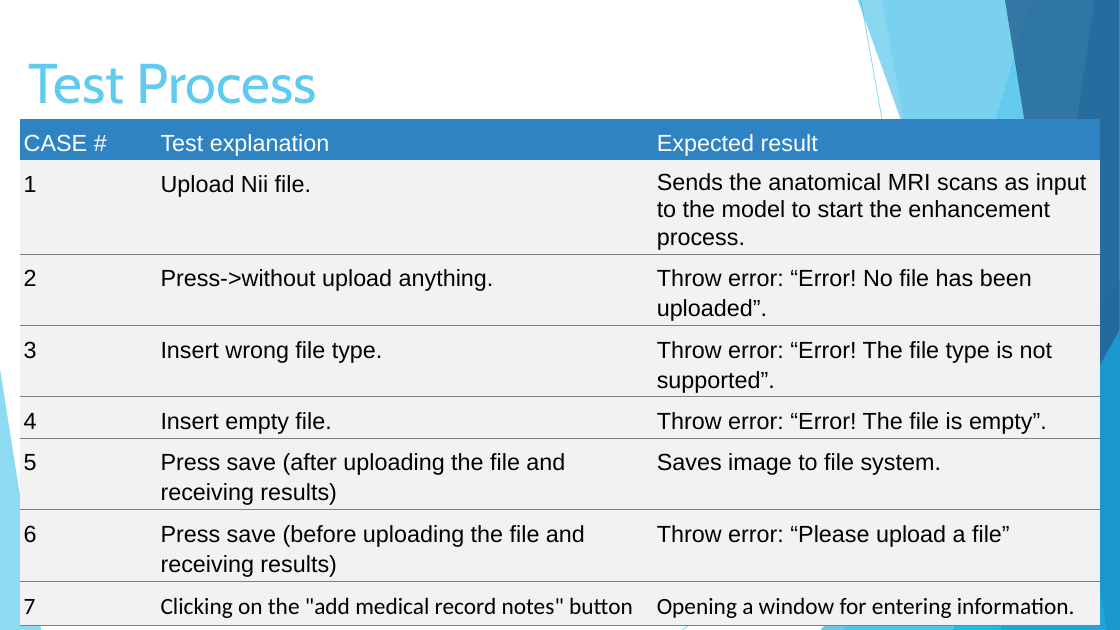
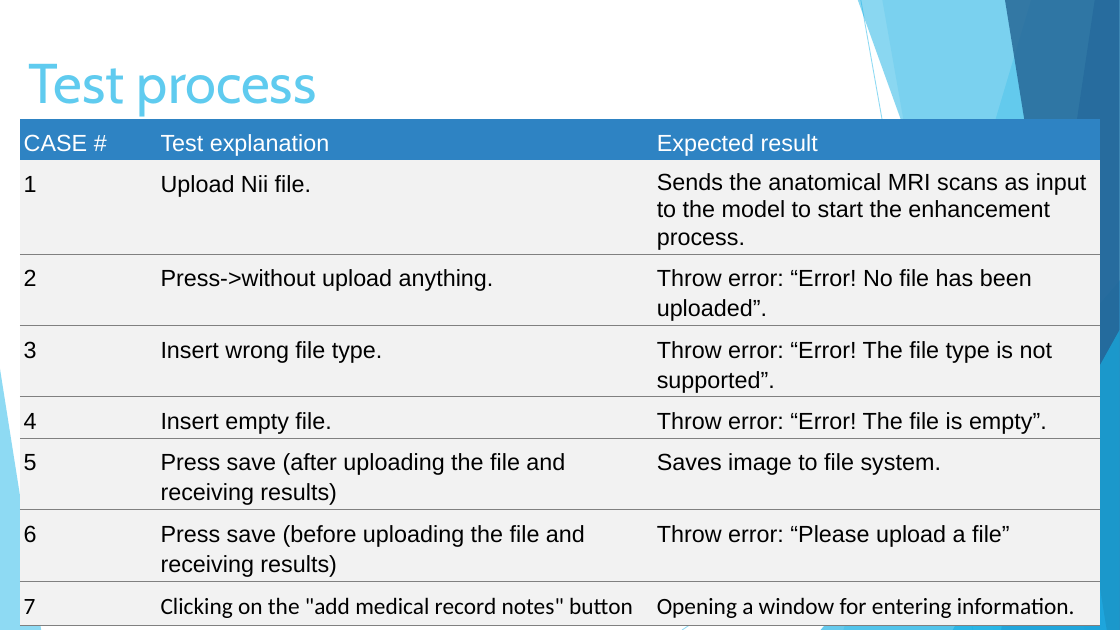
Before and after one commit to NitzanEz/Final-Project, a slide deck: slide 14 of Final presentation Phase A-24-2-R-8.pptx. Drawn at 1120x630 pixels with LibreOffice and Linux fonts; fonts in the diff are those of the drawing. Boxes give left, top, right and bottom in pixels: in the first picture for what was removed or moved away, otherwise in the second. Text is boxed around its words. In the diff, an @@ line names an element or a change of style, - is before the commit and + after.

```diff
--- a/Final presentation Phase A-24-2-R-8.pptx
+++ b/Final presentation Phase A-24-2-R-8.pptx
@@ title at bbox=[28, 64, 316, 115]: text changed @@
-Test Process
+Test process
```
Also in this commit, not shown: 5 other slides changed.
